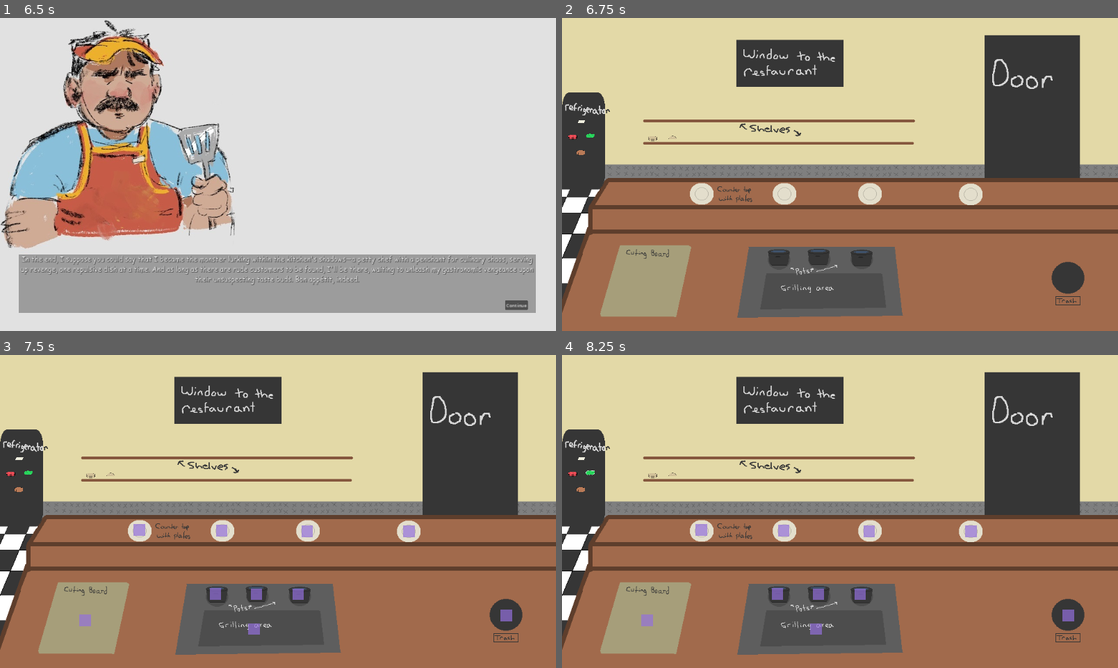
Above: before the commit, frames 1-4 (two rows, left to right).
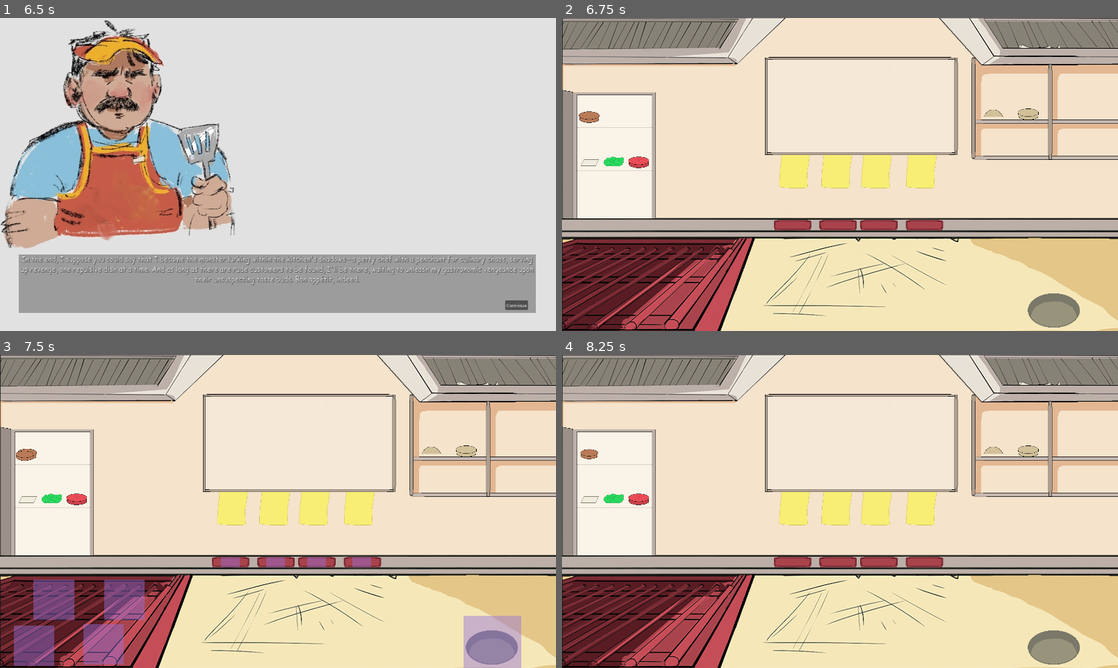
Above: after the commit, the same moments.

Repository: JaymesTMorris/The-Customer-Is-Always-Right
Game: Godot game, scene res://Scenes/main_menu.tscn
Two runs of this game, one before a commit and one after it. Both use one fixed random seed, a clock stepped at 60 frames per second and the inputs below.
Inputs (mouse positions are in pixels of both pictures, inside the frame that each line leads up to):
- Up to frame 1 (6.5 s): click "Play" at 0.5 s; click (144, 174) at 1.25 s; click "Next" at 2 s; click "Next" at 2.75 s; click "Next" at 3.5 s; tap Enter at 4.25, 5.75 s; move the mouse to (400, 158) at 4.27 s; press the mouse at (400, 158) at 4.28 s; tap Space at 5 s; move the mouse to (166, 190) at 5.02 s; release the mouse at (166, 190) at 5.03 s; click (166, 190) at 5.1 s; move the mouse to (333, 105) at 5.77 s; press the mouse at (333, 105) at 5.78 s
- Up to frame 2 (6.75 s): release the mouse at (895, 105) at 6.5 s; click "Continue" at 6.5 s
- Up to frame 3 (7.5 s): tap Space at 7.25 s; move the mouse to (16, 458) at 7.27 s; click (16, 458) at 7.35 s
- Up to frame 4 (8.25 s): tap Enter at 8 s; move the mouse to (589, 473) at 8.02 s; press the mouse at (589, 473) at 8.03 s

Frame 1 is identical in both runs. In frame 2, 99% of the frame differs, in the area x 0-100%, y 0-100%; in frame 3, 99%; in frame 4, 99%.

Commit message:
Add new kitchen background

Diff:
--- a/Prefabs/Burger/beef_patty.tscn
+++ b/Prefabs/Burger/beef_patty.tscn
@@ -13,7 +13,8 @@
 [sub_resource type="RectangleShape2D" id="RectangleShape2D_lvkjh"]
 size = Vector2(32, 32)
 
-[node name="PoisonIvy" type="Node2D"]
+[node name="CookedBeefPatty" type="Node2D"]
+scale = Vector2(2, 2)
 script = ExtResource("1_klaoi")
 
 [node name="Sprite2D" type="Sprite2D" parent="."]
--- a/Prefabs/Burger/bun_bottom.tscn
+++ b/Prefabs/Burger/bun_bottom.tscn
@@ -13,7 +13,8 @@
 [sub_resource type="RectangleShape2D" id="RectangleShape2D_lvkjh"]
 size = Vector2(32, 32)
 
-[node name="PoisonIvy" type="Node2D"]
+[node name="BottomBun" type="Node2D"]
+scale = Vector2(2, 2)
 script = ExtResource("1_e5ksm")
 
 [node name="Sprite2D" type="Sprite2D" parent="."]
--- a/Prefabs/Burger/bun_top.tscn
+++ b/Prefabs/Burger/bun_top.tscn
@@ -13,7 +13,8 @@
 [sub_resource type="RectangleShape2D" id="RectangleShape2D_lvkjh"]
 size = Vector2(32, 32)
 
-[node name="PoisonIvy" type="Node2D"]
+[node name="TopBun" type="Node2D"]
+scale = Vector2(2, 2)
 script = ExtResource("1_k5534")
 
 [node name="Sprite2D" type="Sprite2D" parent="."]
--- a/Prefabs/Burger/cheese.tscn
+++ b/Prefabs/Burger/cheese.tscn
@@ -13,7 +13,8 @@
 [sub_resource type="RectangleShape2D" id="RectangleShape2D_lvkjh"]
 size = Vector2(32, 32)
 
-[node name="PoisonIvy" type="Node2D"]
+[node name="Cheese" type="Node2D"]
+scale = Vector2(2, 2)
 script = ExtResource("1_yuoi7")
 
 [node name="Sprite2D" type="Sprite2D" parent="."]
--- a/Prefabs/Burger/lettuce.tscn
+++ b/Prefabs/Burger/lettuce.tscn
@@ -13,7 +13,8 @@
 [sub_resource type="RectangleShape2D" id="RectangleShape2D_lvkjh"]
 size = Vector2(32, 32)
 
-[node name="PoisonIvy" type="Node2D"]
+[node name="Lettuce" type="Node2D"]
+scale = Vector2(2, 2)
 script = ExtResource("1_7ig0e")
 
 [node name="Sprite2D" type="Sprite2D" parent="."]
--- a/Prefabs/Burger/tomato.tscn
+++ b/Prefabs/Burger/tomato.tscn
@@ -13,7 +13,8 @@
 [sub_resource type="RectangleShape2D" id="RectangleShape2D_lvkjh"]
 size = Vector2(32, 32)
 
-[node name="PoisonIvy" type="Node2D"]
+[node name="Tomato" type="Node2D"]
+scale = Vector2(2, 2)
 script = ExtResource("1_1kexb")
 
 [node name="Sprite2D" type="Sprite2D" parent="."]
--- a/Scenes/game.tscn
+++ b/Scenes/game.tscn
@@ -1,6 +1,6 @@
 [gd_scene load_steps=9 format=3 uid="uid://b4oafrvpbf7nx"]
 
-[ext_resource type="Texture2D" uid="uid://dymc7gjyat0v" path="res://Images/Kitchen.png" id="1_6ttki"]
+[ext_resource type="Texture2D" uid="uid://dwimjvpfld51p" path="res://Images/KitchenBackground2.png" id="1_e82k5"]
 [ext_resource type="PackedScene" uid="uid://bxwn6nkhv5kys" path="res://Prefabs/item_slot.tscn" id="1_maf3u"]
 [ext_resource type="PackedScene" uid="uid://dsabvxd1jxg2w" path="res://Prefabs/Burger/cheese.tscn" id="3_jpuij"]
 [ext_resource type="PackedScene" uid="uid://2iutkhiiqh1x" path="res://Prefabs/Burger/lettuce.tscn" id="4_j44t4"]
@@ -12,54 +12,66 @@
 [node name="Game" type="Node2D"]
 
 [node name="Background" type="Sprite2D" parent="."]
-scale = Vector2(1.88086, 1.79833)
-texture = ExtResource("1_6ttki")
+scale = Vector2(1.17416, 1.154)
+texture = ExtResource("1_e82k5")
 centered = false
 
-[node name="ItemSlot2" parent="." instance=ExtResource("1_maf3u")]
-position = Vector2(294, 915)
+[node name="CookedBeefPatty" parent="." instance=ExtResource("6_vshen")]
+position = Vector2(94, 343)
+scale = Vector2(2.34832, 2.308)
 
-[node name="ItemSlot3" parent="." instance=ExtResource("1_maf3u")]
-position = Vector2(886, 826)
+[node name="BottomBun" parent="." instance=ExtResource("7_1rqiq")]
+position = Vector2(1610, 333)
+scale = Vector2(2.34832, 2.308)
 
-[node name="ItemSlot4" parent="." instance=ExtResource("1_maf3u")]
-position = Vector2(877, 946)
+[node name="TopBun" parent="." instance=ExtResource("8_e0ye7")]
+position = Vector2(1489, 333)
+scale = Vector2(2.34832, 2.308)
 
-[node name="ItemSlot5" parent="." groups=["trash"] instance=ExtResource("1_maf3u")]
-position = Vector2(1748, 899)
+[node name="Cheese" parent="." instance=ExtResource("3_jpuij")]
+position = Vector2(96, 502)
+scale = Vector2(2.34832, 2.308)
 
-[node name="ItemSlot6" parent="." groups=["plate"] instance=ExtResource("1_maf3u")]
-position = Vector2(766, 606)
+[node name="Lettuce" parent="." instance=ExtResource("4_j44t4")]
+position = Vector2(180, 500)
+scale = Vector2(2.34832, 2.308)
 
-[node name="ItemSlot13" parent="." instance=ExtResource("1_maf3u")]
-position = Vector2(1030, 826)
+[node name="Tomato" parent="." instance=ExtResource("5_27kjg")]
+position = Vector2(265, 499)
+scale = Vector2(2.34832, 2.308)
 
-[node name="ItemSlot14" parent="." instance=ExtResource("1_maf3u")]
-position = Vector2(744, 824)
+[node name="Grill 00" parent="." instance=ExtResource("1_maf3u")]
+position = Vector2(186, 845)
+scale = Vector2(3.5, 3.5)
 
-[node name="ItemSlot15" parent="." groups=["plate"] instance=ExtResource("1_maf3u")]
-position = Vector2(1413, 608)
+[node name="Grill 01" parent="." instance=ExtResource("1_maf3u")]
+position = Vector2(430, 845)
+scale = Vector2(3.5, 3.5)
 
-[node name="ItemSlot16" parent="." groups=["plate"] instance=ExtResource("1_maf3u")]
-position = Vector2(1061, 608)
+[node name="Grill 02" parent="." instance=ExtResource("1_maf3u")]
+position = Vector2(118, 1003)
+scale = Vector2(3.5, 3.5)
 
-[node name="ItemSlot17" parent="." groups=["plate"] instance=ExtResource("1_maf3u")]
-position = Vector2(482, 604)
+[node name="Grill 03" parent="." instance=ExtResource("1_maf3u")]
+position = Vector2(357, 999)
+scale = Vector2(3.5, 3.5)
 
-[node name="PoisonIvy" parent="." instance=ExtResource("3_jpuij")]
-position = Vector2(67, 359)
+[node name="Plate 00" parent="." groups=["plate"] instance=ExtResource("1_maf3u")]
+position = Vector2(795, 715)
+scale = Vector2(1.645, 0.865)
 
-[node name="PoisonIvy2" parent="." instance=ExtResource("4_j44t4")]
-position = Vector2(98, 408)
+[node name="Plate 01" parent="." groups=["plate"] instance=ExtResource("1_maf3u")]
+position = Vector2(951, 715)
+scale = Vector2(1.645, 0.865)
 
-[node name="PoisonIvy3" parent="." instance=ExtResource("5_27kjg")]
-position = Vector2(37, 411)
+[node name="Plate 02" parent="." groups=["plate"] instance=ExtResource("1_maf3u")]
+position = Vector2(1093, 715)
+scale = Vector2(1.645, 0.865)
 
-[node name="PoisonIvy4" parent="." instance=ExtResource("6_vshen")]
-position = Vector2(65, 465)
+[node name="Plate 03" parent="." groups=["plate"] instance=ExtResource("1_maf3u")]
+position = Vector2(1249, 715)
+scale = Vector2(1.645, 0.865)
 
-[node name="PoisonIvy5" parent="." instance=ExtResource("7_1rqiq")]
-position = Vector2(313, 416)
-
-[node name="PoisonIvy6" parent="." instance=ExtResource("8_e0ye7")]
-position = Vector2(382, 414)
+[node name="Trash" parent="." groups=["trash"] instance=ExtResource("1_maf3u")]
+position = Vector2(1700, 999)
+scale = Vector2(5, 5)
--- a/Scripts/food.gd
+++ b/Scripts/food.gd
@@ -106,30 +106,30 @@
 	if not global.is_dragging:
 		is_draggable = true
 		if not is_plated_child:
-			scale = Vector2(1.05, 1.05)
+			scale = Vector2(2.2, 2.2)
 		else:
-			hovered_item_slot.items_in_slot[0].scale = Vector2(1.05, 1.05)
-		$Sprite2D.material.set_shader_parameter("enabled", true)
+			hovered_item_slot.items_in_slot[0].scale = Vector2(2.2, 2.2)
+		#$Sprite2D.material.set_shader_parameter("enabled", true)
 
 func _on_area_2d_mouse_exited(): # When mouse stops hovering over a food item
 	if not global.is_dragging:
 		is_draggable = false
 		if not is_plated_child:
-			scale = Vector2(1, 1)
+			scale = Vector2(2, 2)
 		else:
-			hovered_item_slot.items_in_slot[0].scale = Vector2(1, 1)
-		$Sprite2D.material.set_shader_parameter("enabled", false)
+			hovered_item_slot.items_in_slot[0].scale = Vector2(2, 2)
+		#$Sprite2D.material.set_shader_parameter("enabled", false)
 
 func _on_area_2d_body_entered(body): # Dragged item is hovering over a 2d body (i.e. an item slot)
 	if body.is_in_group("dropable"):
 		is_inside_dropable = true
-		body.modulate = Color(Color.REBECCA_PURPLE, 1)
+		body.modulate = Color(Color.REBECCA_PURPLE, 0.6)
 		hovered_item_slot = body
 
 func _on_area_2d_body_exited(body): # Dragged item is no longer hovering over a 2d body (i.e. an item slot)
 	if body.is_in_group("dropable"):
 		is_inside_dropable = false
-		body.modulate = Color(Color.MEDIUM_PURPLE, 0.7)
+		body.modulate = Color(Color.MEDIUM_PURPLE, 0.45)
 
 func _create_clone():
 	# Initialize Clone
--- a/Scripts/item_slot.gd
+++ b/Scripts/item_slot.gd
@@ -3,7 +3,7 @@
 @export var items_in_slot = []
 
 func _ready():
-	modulate = Color(Color.MEDIUM_PURPLE, 0.7)
+	modulate = Color(Color.MEDIUM_PURPLE, 0.45)
 
 func _process(delta):
 	update_visibility()
Binary file added: Images/KitchenBackground2.png
Not shown, added: Images/KitchenBackground2.png.import
